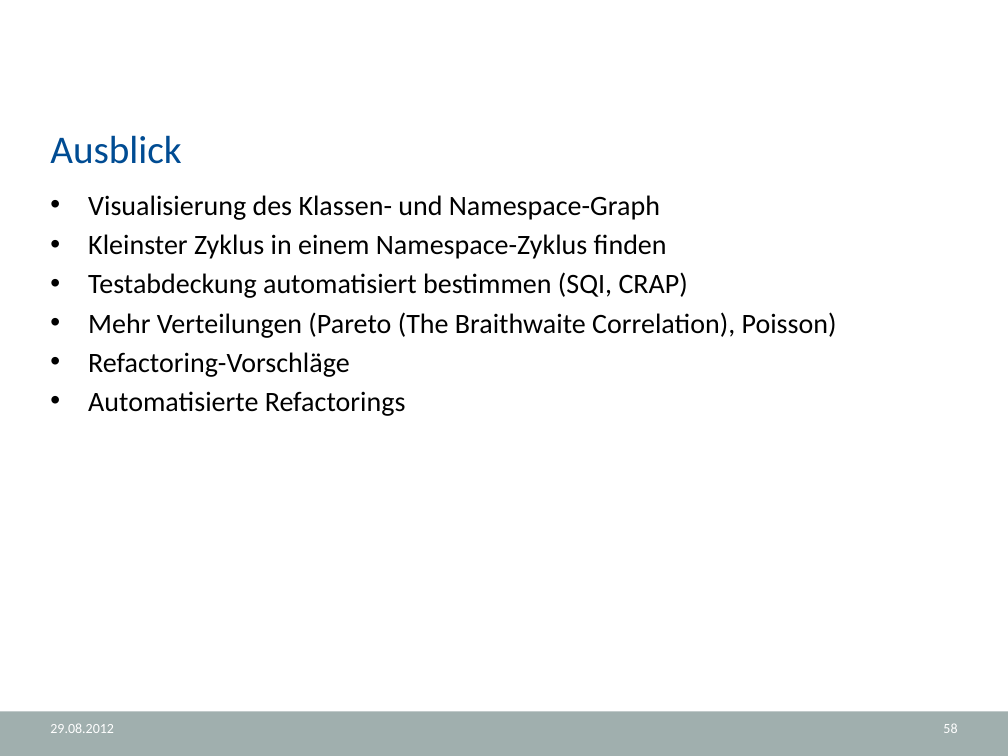
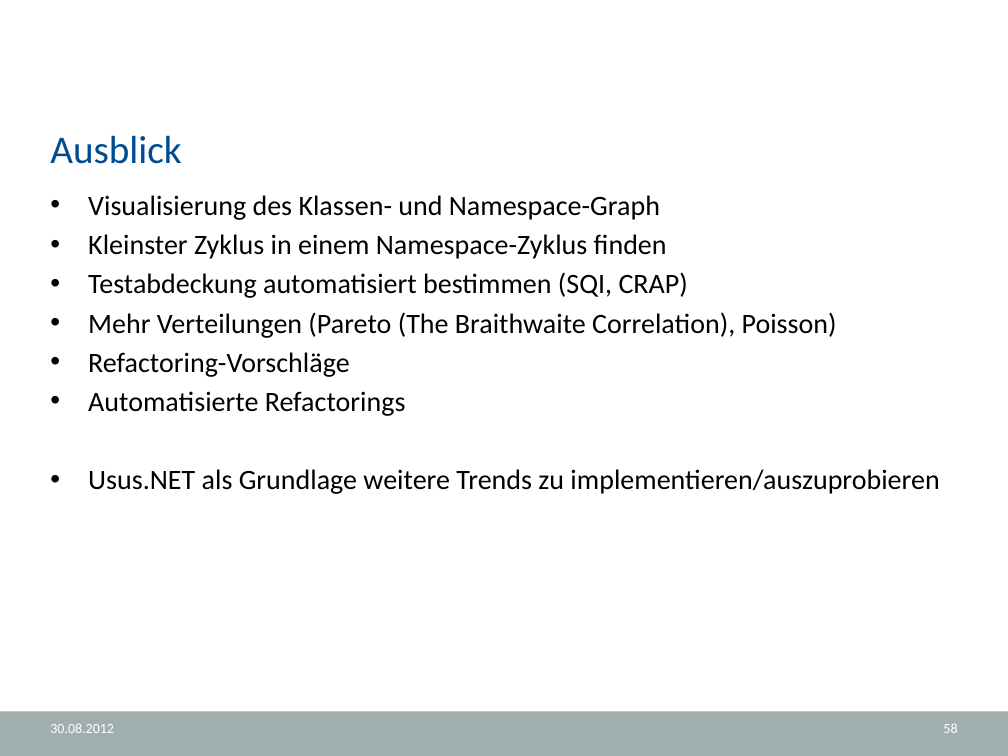
Before and after one commit to halllo/MTSS12, a slide deck: slide 58 of text/Usus.NET.pptx. Drawn at 1008x756 pixels with LibreOffice and Linux fonts; fonts in the diff are those of the drawing; background and template pictures are left out. Boxes give left, top, right and bottom in pixels: in the first picture for what was removed or moved away, otherwise in the second. Text is boxed around its words. In the diff, an @@ line names an element or a change of style, - is before the commit and + after.

```diff
--- a/text/Usus.NET.pptx
+++ b/text/Usus.NET.pptx
@@ text at (x1=88, y1=469, x2=939, y2=494): paragraph added @@
+• Usus.NET als Grundlage weitere Trends zu implementieren/auszuprobieren
@@ text at (x1=50, y1=723, x2=114, y2=733): text changed @@
-29.08.2012
+30.08.2012
```
Also in this commit, not shown: 57 other slides changed, 2 other files.
